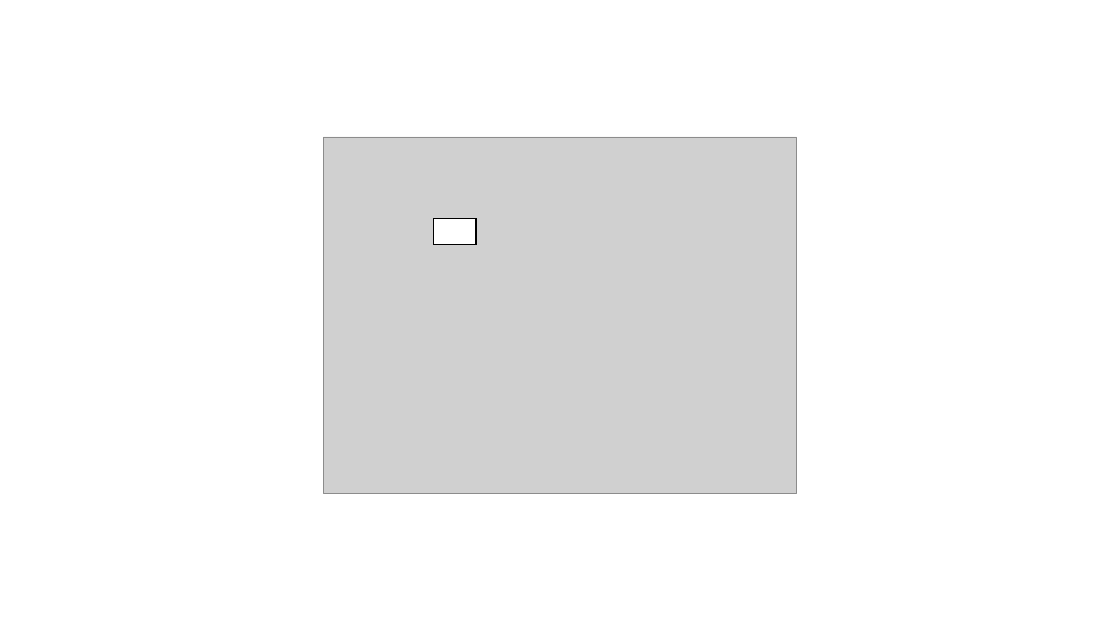
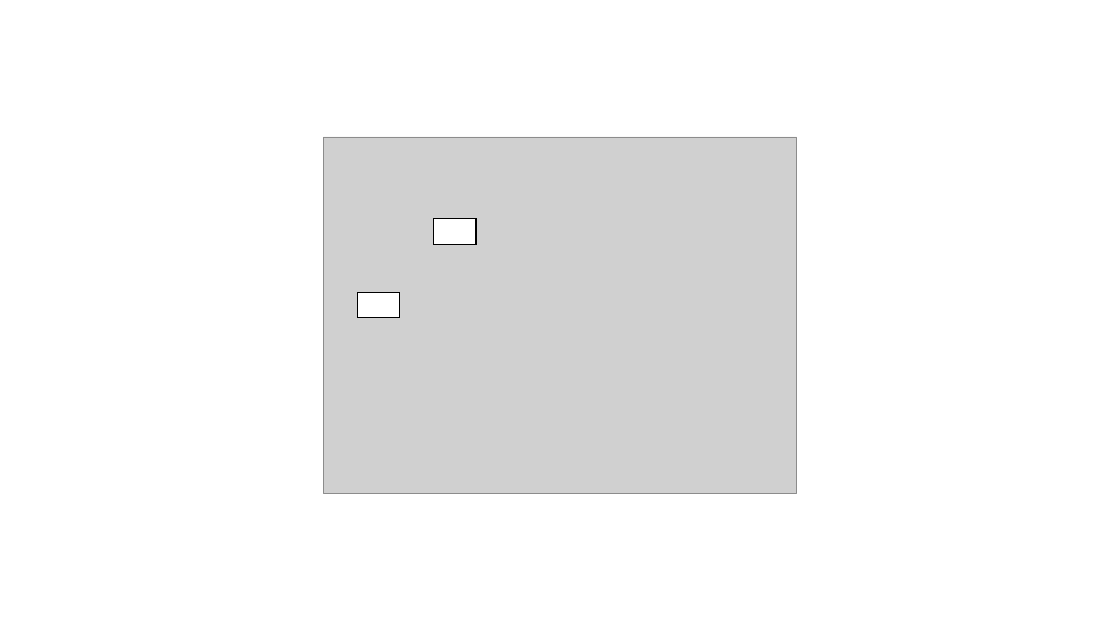
Before and after one commit to KoEonYack/Tistory-Coveant, a slide deck: slide 3 of Article/Note/가비아_면접_후기/img/img.pptx. Drawn at 1120x630 pixels with LibreOffice and Linux fonts; fonts in the diff are those of the drawing; grey boxes stand for pictures. Boxes give left, top, right and bottom in pixels: in the first picture for what was removed or moved away, otherwise in the second. Text is boxed around its words. In the diff, an @@ line names an element or a change of style, - is before the commit and + after.

```diff
--- a/Article/Note/가비아_면접_후기/img/img.pptx
+++ b/Article/Note/가비아_면접_후기/img/img.pptx
@@ rectangle added at (x1=358, y1=292, x2=400, y2=318), fill #FFFFFF, outline #000000 1 pt @@
```
Also in this commit, not shown: 4 other files.
